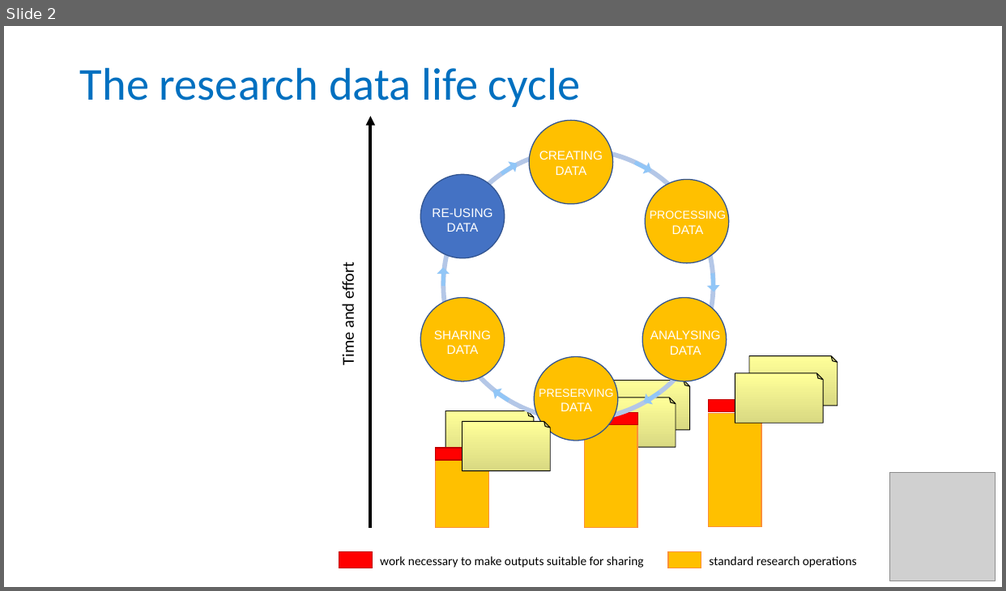
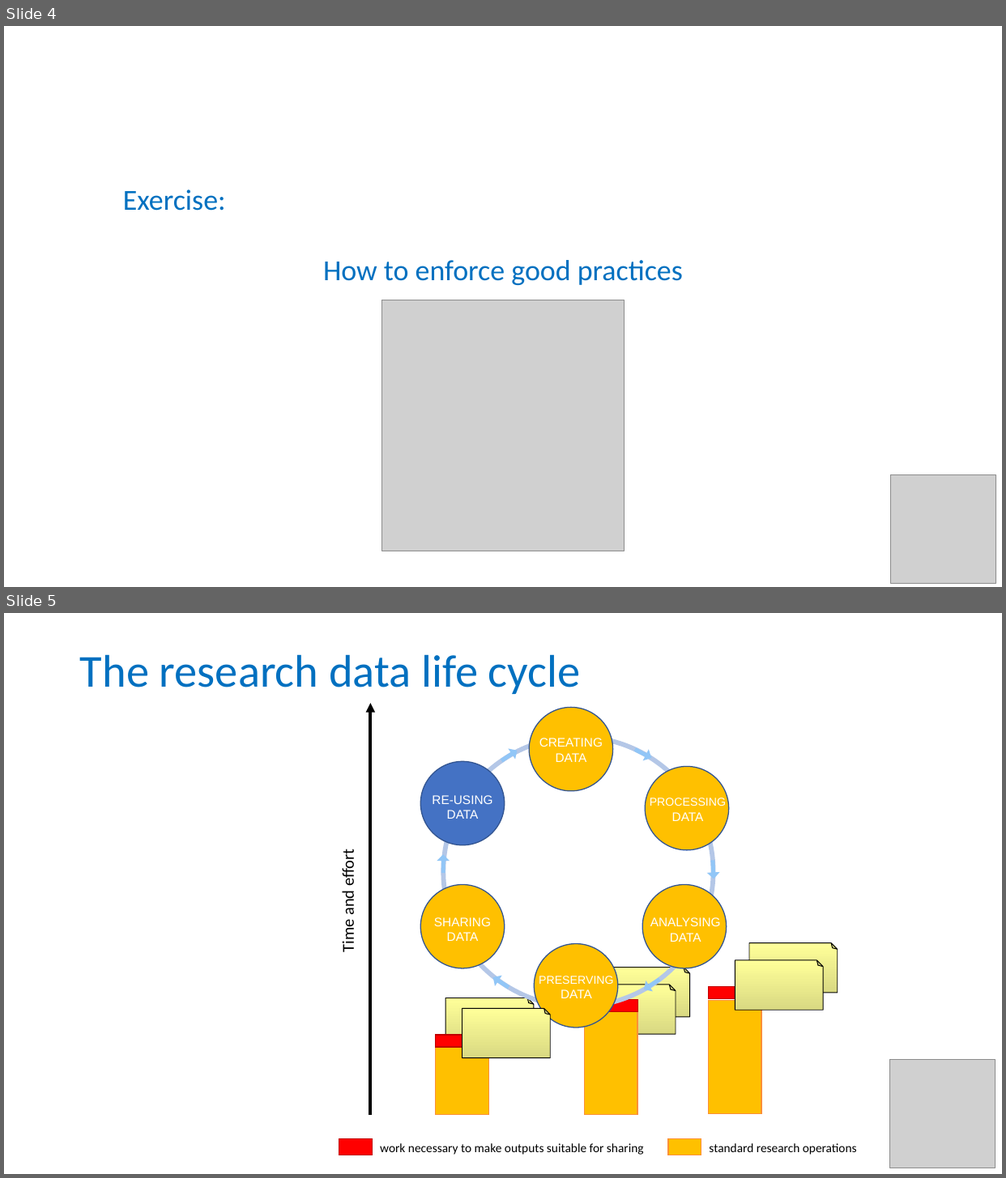
Before and after one commit to tobyhodges/probable-enigma, a slide deck: instructors/06-Wrapping_up.pptx. Shown one above the other, each under a label of ours: slide 2 before the commit, slides 4 and 5 after it. The pictures are 1006x591 and 1006x1178 pixels, drawn with LibreOffice and Linux fonts; fonts in the diff are those of the drawing; grey boxes stand for pictures. Boxes give left, top, right and bottom in pixels: in the first picture for what was removed or moved away, otherwise in the second. Text is boxed around its words. In the diff, an @@ line names an element or a change of style, - is before the commit and + after.

```diff
--- a/instructors/06-Wrapping_up.pptx
+++ b/instructors/06-Wrapping_up.pptx
@@ slide 4 added at [4, 26, 1002, 587], background #FFFFFF @@
@@ text added at [123, 190, 683, 285], 28 pt, text #0070C0 @@
+Exercise:
+How to enforce good practices
@@ picture added at [382, 300, 624, 552] @@
@@ picture added at [890, 476, 996, 584] @@
@@ what was slide 2 is now slide 5 @@
```
Also in this commit, not shown: 1 slide changed, 2 other slides added, 1 slide removed.
